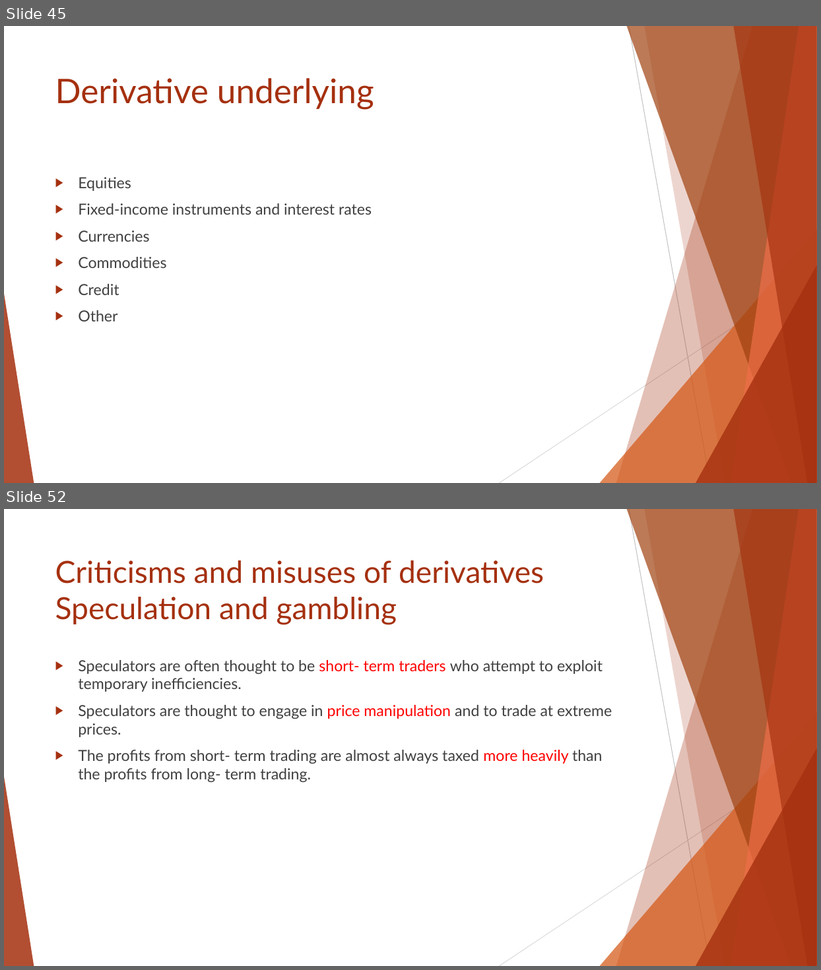
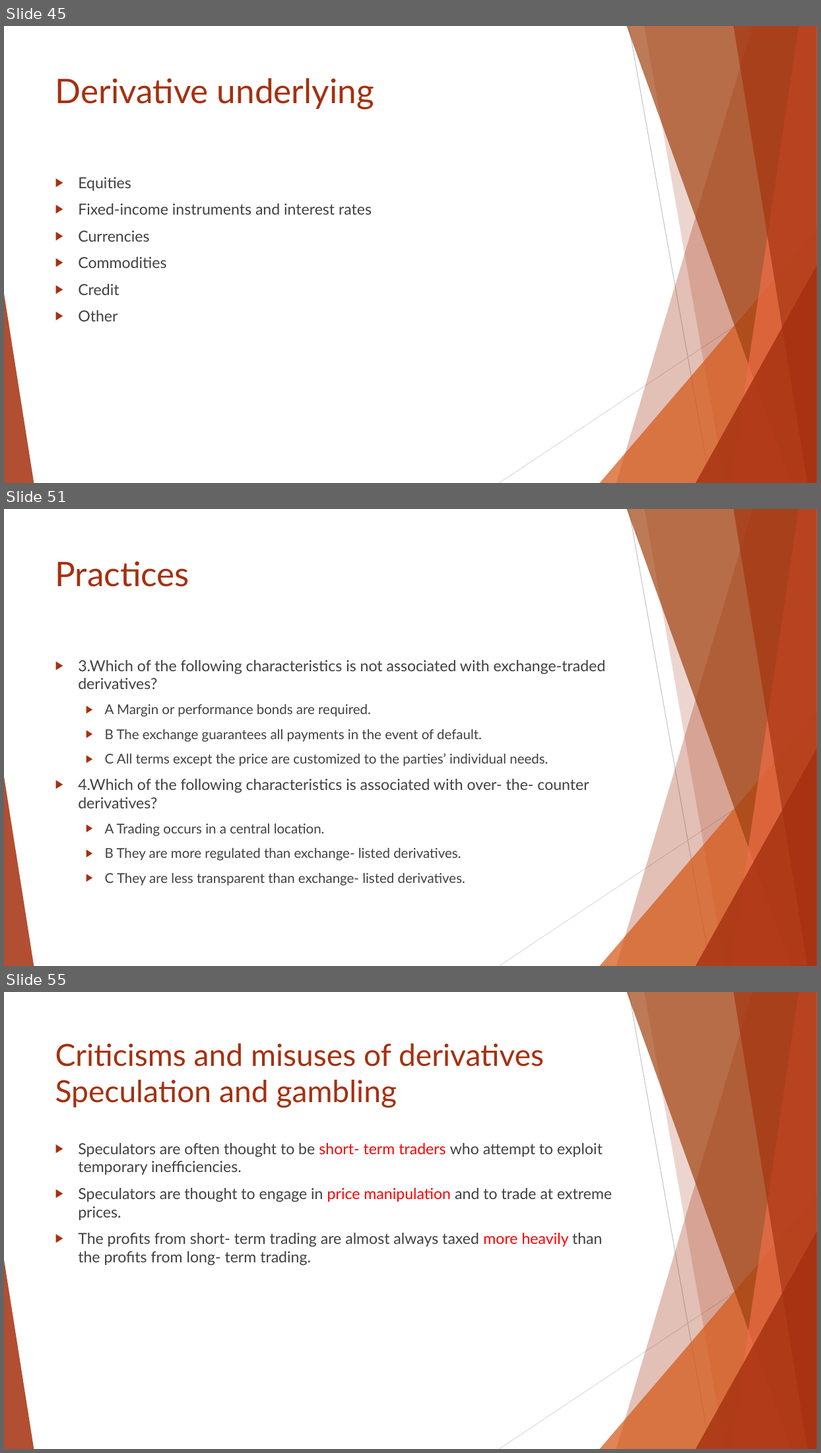
Before and after one commit to Isco0530/data, a slide deck: Reading 45.pptx. Shown one above the other, each under a label of ours: slides 45 and 52 before the commit, slides 45, 51 and 55 after it; the slides between them are not shown. The pictures are 821x970 and 821x1453 pixels, drawn with LibreOffice and Linux fonts; fonts in the diff are those of the drawing. Boxes give left, top, right and bottom in pixels: in the first picture for what was removed or moved away, otherwise in the second. Text is boxed around its words. In the diff, an @@ line names an element or a change of style, - is before the commit and + after.

```diff
--- a/Reading 45.pptx
+++ b/Reading 45.pptx
@@ slide 51 added at [4, 509, 817, 966], background #FFFFFF; not listed: 10 template elements that a slide beside it also shows @@
@@ title added at [55, 561, 189, 587], 40 pt, text #A5300F @@
+Practices
@@ text added at [78, 660, 606, 886], 16 pt, text #404040 @@
+▶ 3.Which of the following characteristics is not associated with exchange-traded derivatives?
+  ▶ A Margin or performance bonds are required.
+  ▶ B The exchange guarantees all payments in the event of default.
+  ▶ C All terms except the price are customized to the parties’ individual needs.
+▶ 4.Which of the following characteristics is associated with over- the- counter derivatives?
+  ▶ A Trading occurs in a central location.
+  ▶ B They are more regulated than exchange- listed derivatives.
+  ▶ C They are less transparent than exchange- listed derivatives.
@@ what was slide 52 is now slide 55 @@
```
Also in this commit, not shown: 12 slides changed, 2 other slides added.
